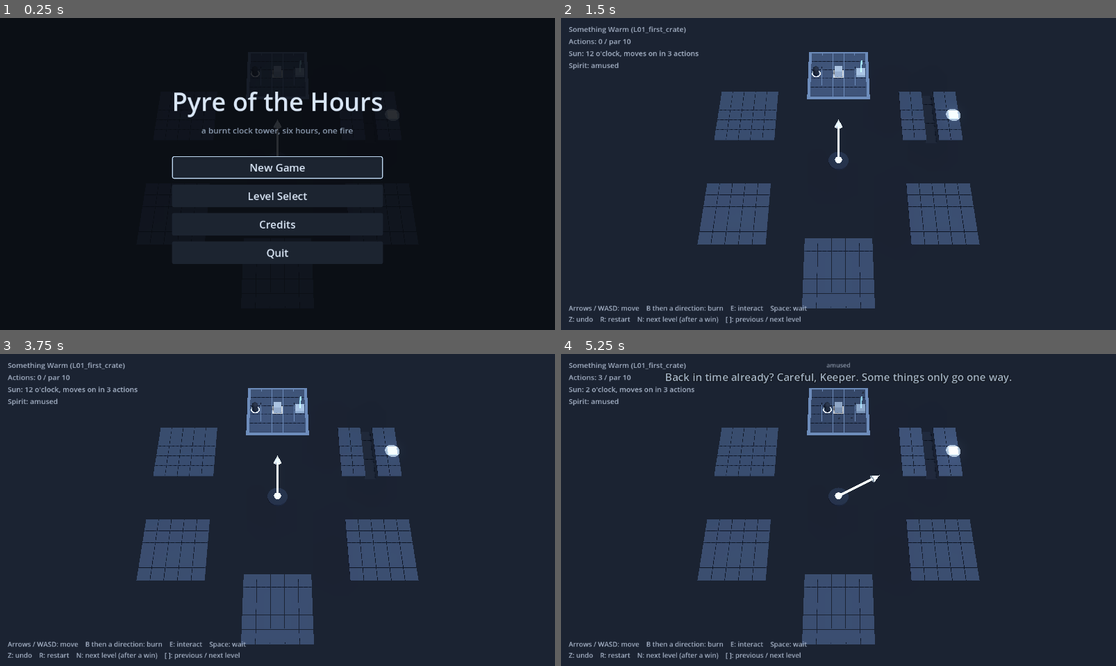
Above: before the commit, frames 1-4 (two rows, left to right).
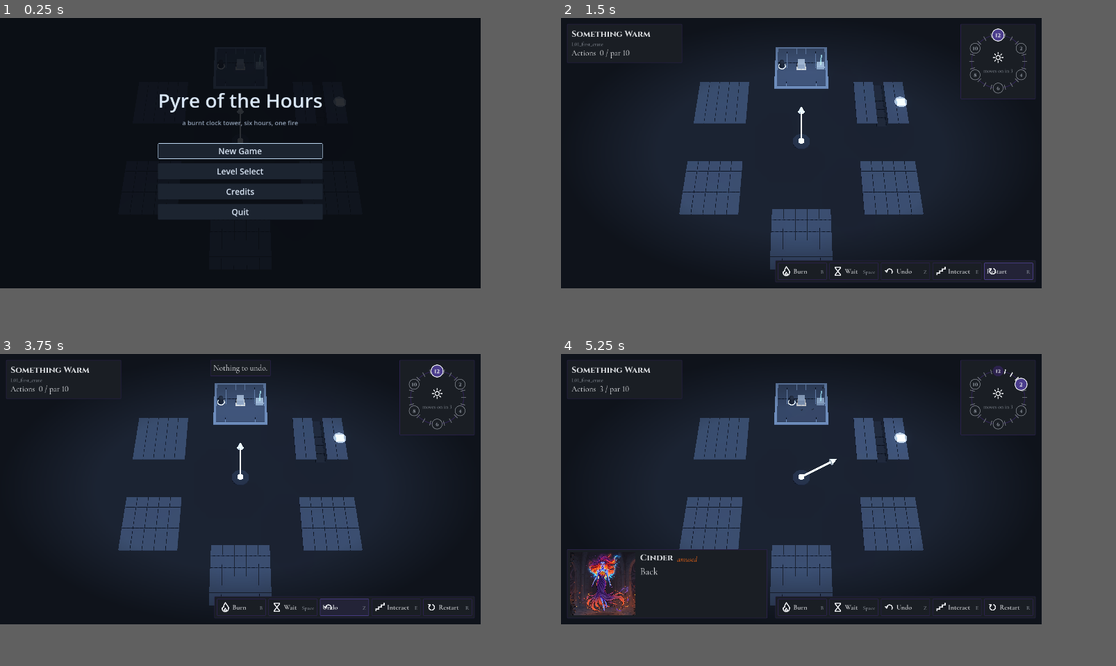
Above: after the commit, the same moments.

Repository: mariam-r23/Pyres_of_the_hours_NasCon
Game: Godot game, scene res://presentation/main.tscn
Two runs of this game, one before a commit and one after it. Both use one fixed random seed, a clock stepped at 60 frames per second and the inputs below.
Inputs (mouse positions are in pixels of both pictures, inside the frame that each line leads up to):
- Up to frame 1 (0.25 s): no input
- Up to frame 2 (1.5 s): click "New Game" at 0.5 s; click (1077, 311) at 1.25 s, where only the run after the commit has a clickable "Restart"
- Up to frame 3 (3.75 s): click (516, 647) at 2 s, where only the run after the commit has a clickable "Restart"; click (516, 647) at 2.75 s, where only the run after the commit has a clickable "Restart"; click (399, 647) at 3.5 s, where only the run after the commit has a clickable "Undo"
- Up to frame 4 (5.25 s): tap Enter at 4.25 s; move the mouse to (960, 494) at 4.27 s; hold Right 4.28-5.03 s; tap B at 4.35 s; tap Space at 4.52, 5 s; move the mouse to (727, 525) at 5.02 s; hold Down (ui_down) from 5.03 s (still down); tap Z at 5.1 s
In our replay, the window is 799x449 before the commit and 692x389 after it. These sizes can differ from the game's own. Grey fills any space a smaller window leaves; there, only what the larger window draws over its background counts as a difference.

The runs differ from the first frame. In frame 1, 9.1% of the frame differs, in the area x 28-72%, y 13-79%; in frame 2, 18%; in frame 3, 18%; in frame 4, 20%, in the area x 1-85%, y 2-98%.

Commit message:
feat(ui): mount the new UI in main.gd, set 1920x1080 content scale
Co-Authored-By: Claude Sonnet 5.5 <noreply@anthropic.com>

Diff:
--- a/presentation/main.gd
+++ b/presentation/main.gd
@@ -18,6 +18,7 @@
 const PauseMenuScript := preload("res://presentation/menus/pause_menu.gd")
 const CreditsScript := preload("res://presentation/menus/credits.gd")
 const MenuStyle := preload("res://presentation/menus/menu_style.gd")
+const GameUiScript := preload("res://ui/game_ui.gd")
 
 ## What the screen is doing. Game input reaches the controller only in PLAYING.
 const MODE_MENU := "menu"                  # main menu over the clock
@@ -132,6 +133,8 @@
 var progress := {}
 var level_ids: Array = []
 var _menu_layer: CanvasLayer
+## The in-game UI from ui/ (HUD, dialogue box, win / fail panel, ending screen).
+var game_ui: Control
 var _hud_layer: CanvasLayer
 var _open_menu: Control = null
 var _return_button: Button
@@ -144,6 +147,7 @@
 
 
 func _ready() -> void:
+	_set_content_scale()
 	_build_world()
 	clock = ClockLayoutScript.new()
 	clock.name = "Clock"
@@ -720,6 +724,20 @@
 	_menu_layer.layer = 10  # menus above the HUD
 	add_child(_menu_layer)
 
+	# The new UI (ui/) replaces the old text labels. The labels stay as an
+	# unrendered holder: their text and flags are still what the earlier tests
+	# (and refresh logic) read, but ui/ is what the player sees.
+	var legacy := Control.new()
+	legacy.name = "LegacyLabels"
+	legacy.visible = false
+	layer.add_child(legacy)
+	game_ui = GameUiScript.new()
+	game_ui.name = "GameUi"
+	layer.add_child(game_ui)
+	game_ui.setup(bus, controller, REJECTION_MESSAGES, context_hint,
+		func(): return LevelList.next_of(level_id) != null)
+	game_ui.next_requested.connect(_on_next_requested)
+
 	# After the ending: a clickable way back too (Enter also works).
 	_return_button = MenuStyle.button("Return to main menu", 1.0)
 	# Just under the centered ending message, clear of the 6 o'clock room.
@@ -727,7 +745,7 @@
 	_return_button.grow_horizontal = Control.GROW_DIRECTION_BOTH
 	_return_button.visible = false
 	_return_button.pressed.connect(show_main_menu)
-	layer.add_child(_return_button)
+	legacy.add_child(_return_button)
 
 	_message = Label.new()
 	# Centered over the dial hub, the one empty spot between the rooms.
@@ -738,14 +756,14 @@
 	_message.add_theme_color_override("font_outline_color", BACKGROUND)
 	_message.add_theme_color_override("font_color", RoomViewScript.COLORS["sun_marker"])
 	_message.visible = false
-	layer.add_child(_message)
+	legacy.add_child(_message)
 
 	_hint = Label.new()
 	_hint.set_anchors_and_offsets_preset(Control.PRESET_BOTTOM_LEFT)
 	_hint.grow_vertical = Control.GROW_DIRECTION_BEGIN
 	_hint.add_theme_color_override("font_color", TEXT_COLOR)
 	_hint.text = CONTROLS_TEXT
-	layer.add_child(_hint)
+	legacy.add_child(_hint)
 
 	# Spirit speech (placeholder): a small mood tag over the line, top center.
 	_speech_mood = Label.new()
@@ -754,7 +772,7 @@
 	_speech_mood.grow_horizontal = Control.GROW_DIRECTION_BOTH
 	_speech_mood.add_theme_color_override("font_color", TEXT_COLOR)
 	_speech_mood.visible = false
-	layer.add_child(_speech_mood)
+	legacy.add_child(_speech_mood)
 	_speech = Label.new()
 	_speech.set_anchors_and_offsets_preset(Control.PRESET_CENTER_TOP)
 	_speech.autowrap_mode = TextServer.AUTOWRAP_WORD_SMART
@@ -762,19 +780,19 @@
 	_speech.add_theme_color_override("font_color", HINT_COLOR)
 	_speech.add_theme_color_override("font_outline_color", BACKGROUND)
 	_speech.visible = false
-	layer.add_child(_speech)
+	legacy.add_child(_speech)
 
 	_status = Label.new()
 	_status.set_anchors_and_offsets_preset(Control.PRESET_TOP_LEFT)
 	_status.add_theme_color_override("font_color", TEXT_COLOR)
-	layer.add_child(_status)
+	legacy.add_child(_status)
 
 	# Just under the four status lines.
 	_context = Label.new()
 	_context.set_anchors_and_offsets_preset(Control.PRESET_TOP_LEFT)
 	_context.add_theme_color_override("font_color", HINT_COLOR)
 	_context.visible = false
-	layer.add_child(_context)
+	legacy.add_child(_context)
 
 	# Bottom center, above the controls text.
 	_feedback = Label.new()
@@ -785,10 +803,26 @@
 	_feedback.add_theme_color_override("font_color", HINT_COLOR)
 	_feedback.add_theme_color_override("font_outline_color", BACKGROUND)
 	_feedback.visible = false
-	layer.add_child(_feedback)
+	legacy.add_child(_feedback)
 
 	_on_viewport_resized()
 	get_viewport().size_changed.connect(_on_viewport_resized)
+
+
+## The UI is designed for 1920x1080: scale the canvas to the window, keeping aspect.
+func _set_content_scale() -> void:
+	var window := get_window()
+	if window == null:
+		return
+	window.content_scale_size = GameUiScript.DESIGN_SIZE
+	window.content_scale_mode = Window.CONTENT_SCALE_MODE_CANVAS_ITEMS
+	window.content_scale_aspect = Window.CONTENT_SCALE_ASPECT_KEEP
+
+
+func _on_next_requested() -> void:
+	var target = LevelList.next_of(level_id)
+	if target != null and mode == MODE_PLAYING:
+		load_entry(target)
 
 
 func _on_viewport_resized() -> void:
--- /dev/null
+++ b/ui/game_ui.gd
@@ -0,0 +1,81 @@
+extends Control
+## Mounts the whole in-game UI on a 1920x1080 canvas and wires it to the bus:
+## vignette, HUD, win / fail panel, ending screen, and Cinder's dialogue box on
+## top (so her lines still show over the ending overlay). main.gd only adds this
+## node and calls setup(); the UI listens to EventBus and reads state through
+## the controller. It makes up no game rules.
+
+const UiTheme := preload("res://ui/ui_theme.gd")
+const HudScript := preload("res://ui/hud.gd")
+const DialogueBoxScript := preload("res://ui/dialogue_box.gd")
+const EndingScreenScript := preload("res://ui/ending_screen.gd")
+const ResultPanelScript := preload("res://ui/result_panel.gd")
+
+## The canvas the UI is designed for (main.gd sets the content scale to this).
+const DESIGN_SIZE := Vector2i(1920, 1080)
+const HUD_FADE_TIME := 0.15
+
+signal next_requested
+
+var bus: Node = null
+var controller: Node = null
+var hud: Control
+var result_panel: PanelContainer
+var ending_screen: Control
+var dialogue_box: Control
+## Callable() -> bool: is there a level after the current one? (main.gd)
+var has_next_level: Callable = Callable()
+## True from ending_choice_requested until the next undo / restart / load.
+var ending_requested := false
+
+
+func _init() -> void:
+	mouse_filter = Control.MOUSE_FILTER_IGNORE
+	set_anchors_and_offsets_preset(Control.PRESET_FULL_RECT)
+	add_child(UiTheme.vignette(0.45))
+	hud = HudScript.new()
+	add_child(hud)
+	result_panel = ResultPanelScript.new()
+	add_child(result_panel)
+	ending_screen = EndingScreenScript.new()
+	add_child(ending_screen)
+	dialogue_box = DialogueBoxScript.new()
+	add_child(dialogue_box)
+
+
+## new_messages: main.gd REJECTION_MESSAGES. new_context_hint: Callable(state, burn_mode) -> String.
+## new_has_next: Callable() -> bool.
+func setup(new_bus: Node, new_controller: Node, new_messages: Dictionary, new_context_hint: Callable, new_has_next: Callable) -> void:
+	bus = new_bus
+	controller = new_controller
+	has_next_level = new_has_next
+	hud.setup(bus, controller, new_messages, new_context_hint)
+	result_panel.controller = controller
+	result_panel.next_requested.connect(func(): next_requested.emit())
+	ending_screen.setup(bus)
+	dialogue_box.setup(bus)
+
+	bus.level_won.connect(func(event): _on_level_won.call_deferred(event))
+	bus.level_failed.connect(func(_event): result_panel.show_result(false, false))
+	bus.ending_choice_requested.connect(func(_id):
+		ending_requested = true
+		result_panel.hide_panel())
+	for signal_name in ["undo_done", "level_loaded"]:
+		bus.connect(signal_name, func(_arg): _reset())
+	bus.level_restarted.connect(_reset)
+	# The ripple shot hides the HUD, like the old status text.
+	bus.ripple_started.connect(func(): hud.fade_to(0.0, HUD_FADE_TIME))
+	bus.ripple_finished.connect(func(): hud.fade_to(1.0, 0.0))
+
+
+func _on_level_won(event: Dictionary) -> void:
+	if ending_requested:
+		return  # the final level: the ending screen takes over
+	var used := int(event.get("actions_used", -1))
+	result_panel.show_result(true, has_next_level.is_valid() and has_next_level.call(),
+		"%d action%s" % [used, "" if used == 1 else "s"] if used >= 0 else "")
+
+
+func _reset() -> void:
+	ending_requested = false
+	result_panel.hide_panel()
Not shown, added: ui/game_ui.gd.uid
